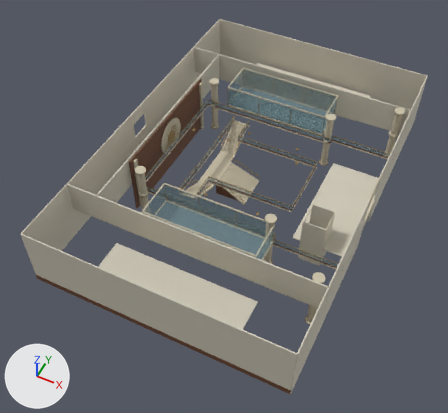
The glTF model BlenderCatalogue/assets/arrivals_fusion/exports/AST-ARR-002.glb as it was, and as the next commit left it.
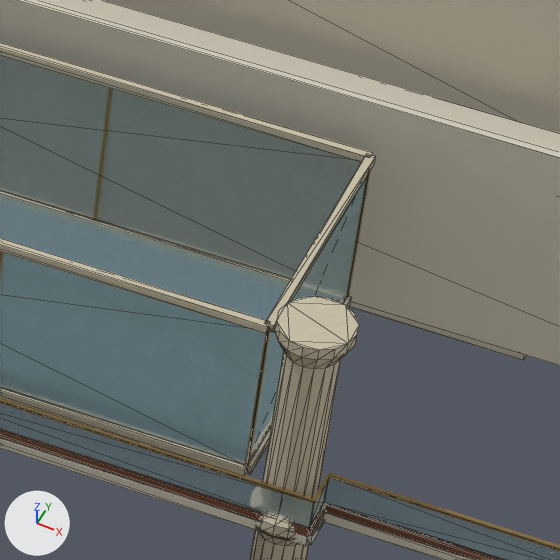
The first picture shows the older version from a camera (50 mm lens) standing at (32.2, -74.1, 85.8) and looking at (-1.7, -6.5, 1.3). The close-ups show the older and then the newer version on the part from 65% to 81% of the width and 18% to 35% of the height of that picture. Only the edits that show in the close-ups are written down. Arrows for +X, +Y and +Z are at lower left; the lights stay in place. The close-ups show mesh edges as thin lines.

The first close-up shows 'ARR_BalconyGlass_10', 'ARR_BalconyGlass_12', 'ARR_ExhibitGlassBelly_0', 'ARR_ExhibitGlassSide_0', 'ARR_ExhibitGlassSide_0.001', 'ARR_ExhibitGlassSide_0.002', 'ARR_ExhibitUpperFrame_0', 'ARR_ExhibitUpperFrame_0.002', 'ARR_HospitalityCanopy_1', 'ARR_OpaqueServiceScreen_0', 'ARR_OuterEnd_-465.85', 'ARR_ProfiledBearingPier_1' and 19 more.
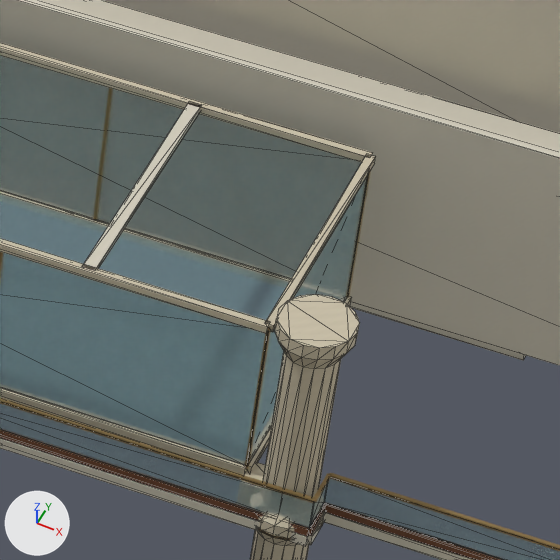
What differs and where, as boxes (x1, y1, x2, y2) in the close-ups (560 x 560 px):
'ARR_ExhibitBearingCrossbeam_0.001', added
    after: (82, 102, 201, 271)
'ARR_ExhibitTransferShoulder_0.001', added (mostly hidden)
    after: (244, 462, 265, 481)

The change, as a list of edits to the scene's bpy script:
```text
Add me_arr_exhibittransfershoulder_0_001:
    me_arr_exhibittransfershoulder_0_001.from_pydata(...)  # a box spanning x 9.0..10.2, y 13.575..14.425, z 5.65..6.45
    me_arr_exhibittransfershoulder_0_001.materials.append(mat_warm_stone)  # picture img_warm_stone
Add me_arr_exhibitbearingcrossbeam_0_001:
    me_arr_exhibitbearingcrossbeam_0_001.from_pydata(...)  # a box spanning x 4.34..4.66, y 14.0..21.0, z 10.83..10.98
    me_arr_exhibitbearingcrossbeam_0_001.materials.append(mat_ivory_enamel)  # picture img_ivory_enamel
Add ob_arr_exhibittransfershoulder_0_001:
    ob_arr_exhibittransfershoulder_0_001 = bpy.data.objects.new('ARR_ExhibitTransferShoulder_0.001', me_arr_exhibittransfershoulder_0_001)
    ob_arr_exhibittransfershoulder_0_001.location = (0.0, 0.0, 0.0)
Add ob_arr_exhibitbearingcrossbeam_0_001:
    ob_arr_exhibitbearingcrossbeam_0_001 = bpy.data.objects.new('ARR_ExhibitBearingCrossbeam_0.001', me_arr_exhibitbearingcrossbeam_0_001)
    ob_arr_exhibitbearingcrossbeam_0_001.location = (0.0, 0.0, 0.0)
```
